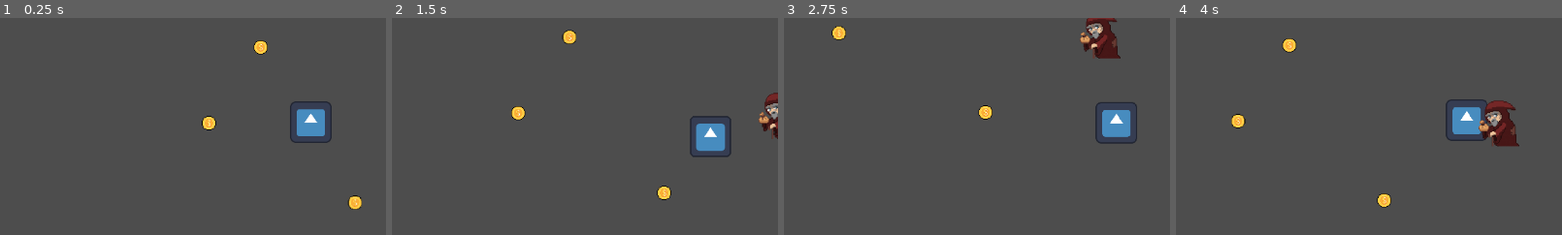
Above: before the commit, frames 1-4 (left to right).
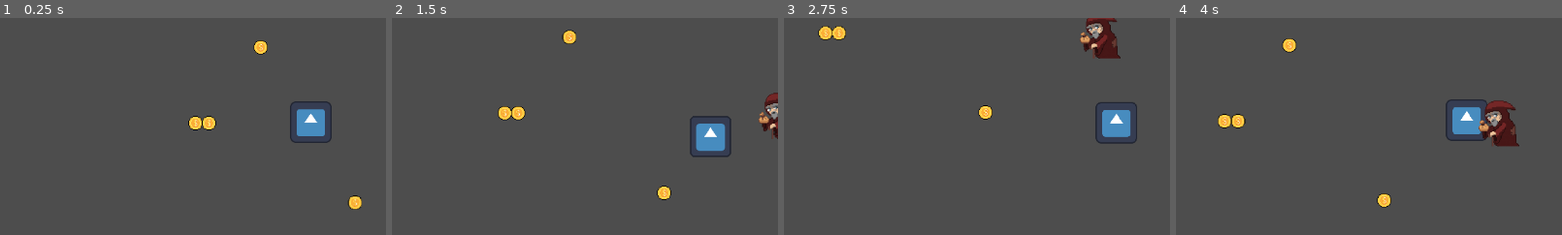
Above: after the commit, the same moments.

Repository: Diviyan20/GGJ
Game: Godot game, scene res://Scene/dany_scene.tscn
The game is run twice, just before and just after one commit, with the same random seed, the same clock (stepped at 60 frames per second) and the same inputs. The engine's default icon, where the game draws it, is replaced by a stand-in: a white triangle on a blue panel in a dark square.
Inputs:
- Up to frame 1 (0.25 s): no input
- Up to frame 2 (1.5 s): tap Enter at 0.5 s; hold Right (ui_right) 0.53-1.28 s; hold Space (Attack) 0.53-1.28 s; hold Down (ui_down) from 1.28 s (still down); tap E (interact) at 1.35 s
- Up to frame 3 (2.75 s): release Down (ui_down) at 2.03 s; hold Right (ui_right) from 2.03 s (still down); hold Space (Attack) from 2.03 s (still down)
- Up to frame 4 (4 s): release Right (ui_right) at 2.78 s; release Space (Attack) at 2.78 s; hold Up (ui_up) 2.78-3.53 s; tap E (interact) at 2.85 s; hold Left (ui_left) from 3.53 s (still down); hold Space (Attack) from 3.53 s (still down)
The pictures show only the part of the screen within x 10-60%, y 26-76%; the shares and areas given below are measured in that part.

The runs differ from the first frame. In frame 1, 0.2% of the frame differs, in the area x 48-53%, y 45-52%; in frame 2, 0.2%; in frame 3, 0.2%, in the area x 8-13%, y 3-11%; in frame 4, 0.2%.
Error before the commit: Parse Error: Too many arguments for "randf()" call. Expected at most 0 but received 2. (res://Scene/sfx_player.gd:28)

Commit message:
Update coin with sfx

Diff:
--- a/Isaac_Project/Prefab/Coin/coin.gd
+++ b/Isaac_Project/Prefab/Coin/coin.gd
@@ -8,4 +8,5 @@
 func _on_body_entered(body):
 	if body.has_method("add_money"):
 		body.add_money(value)
+		SfxPlayer._play_sfx("coin_pickup");
 		queue_free()
--- a/Isaac_Project/Scene/BGM Player.tscn
+++ b/Isaac_Project/Scene/BGM Player.tscn
@@ -9,4 +9,3 @@
 bus = &"BGM"
 parameters/looping = true
 script = ExtResource("1_q3mph")
-is_battle = true
--- a/Isaac_Project/Scene/dany_scene.tscn
+++ b/Isaac_Project/Scene/dany_scene.tscn
@@ -16,6 +16,9 @@
 [node name="Coin2" parent="." unique_id=1298596146 instance=ExtResource("2_gpwwo")]
 position = Vector2(-125.99998, 0.99999994)
 
+[node name="Coin5" parent="." unique_id=2011615830 instance=ExtResource("2_gpwwo")]
+position = Vector2(-142.665, 1)
+
 [node name="Coin3" parent="." unique_id=1864444527 instance=ExtResource("2_gpwwo")]
 position = Vector2(-61.999996, -92.99999)
 
--- a/Isaac_Project/Scene/sfx_player.gd
+++ b/Isaac_Project/Scene/sfx_player.gd
@@ -25,6 +25,6 @@
 	player.stream = stream
 	player.bus = "SFX"
 	add_child(player)
-	player.pitch_scale = randf(0.90, 1.10);
+	player.pitch_scale = randf_range(0.90, 1.10);
 	player.play()
 	player.finished.connect(player.queue_free)
